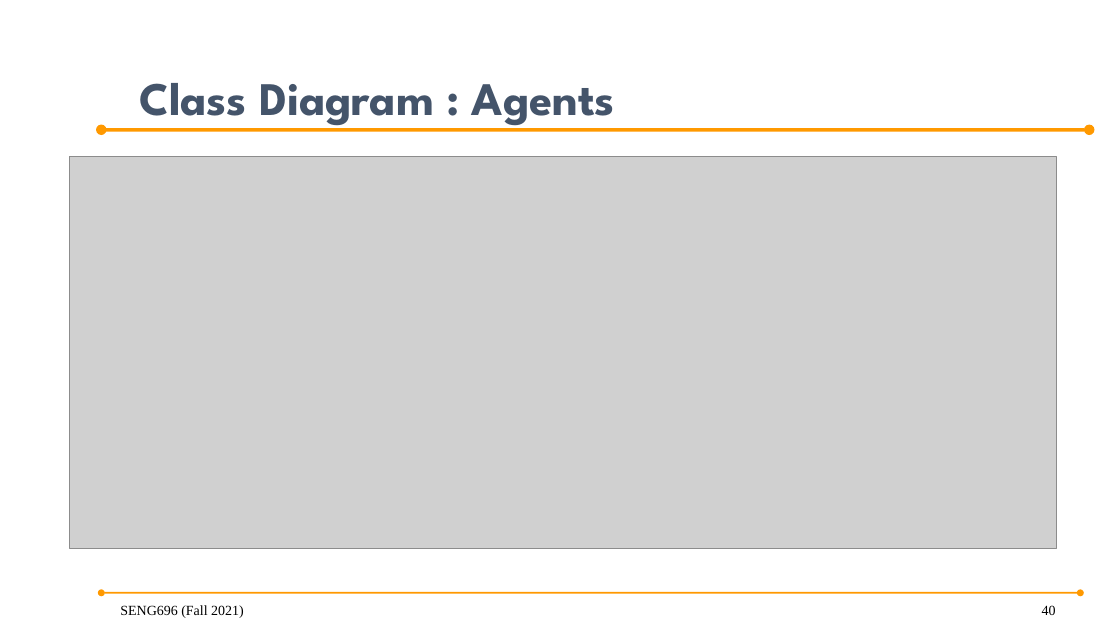
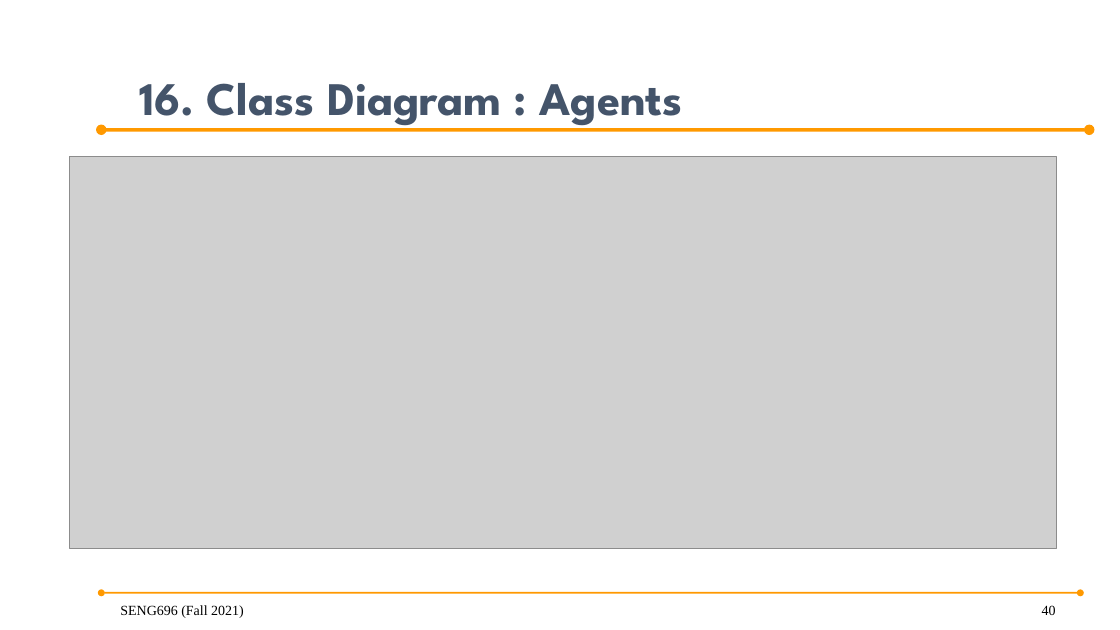
Before and after one commit to anish30145784/SENG696_GroupD, a slide deck: slide 40 of GroupD_ProjectPresentation .pptx. Drawn at 1120x630 pixels with LibreOffice and Linux fonts; fonts in the diff are those of the drawing; grey boxes stand for pictures; background and template pictures are left out. Boxes give left, top, right and bottom in pixels: in the first picture for what was removed or moved away, otherwise in the second. Text is boxed around its words. In the diff, an @@ line names an element or a change of style, - is before the commit and + after.

Commit message:
made some layout changes and added description for the inter agent communication

```diff
--- a/GroupD_ProjectPresentation .pptx
+++ b/GroupD_ProjectPresentation .pptx
@@ title at (139,83,682,129): text changed @@
-Class Diagram : Agents
+16. Class Diagram : Agents
```
Also in this commit, not shown: 9 other slides changed, 3 slides added, 7 other files.
